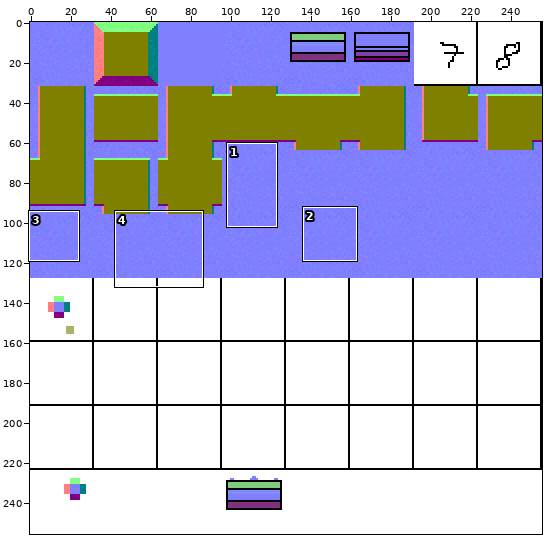
Sprite sheet: Game++ Tile/res/tiles normal.png. The picture above shows the old version from afar; the outline marks the close-up.
Close-up. First the earlier version:
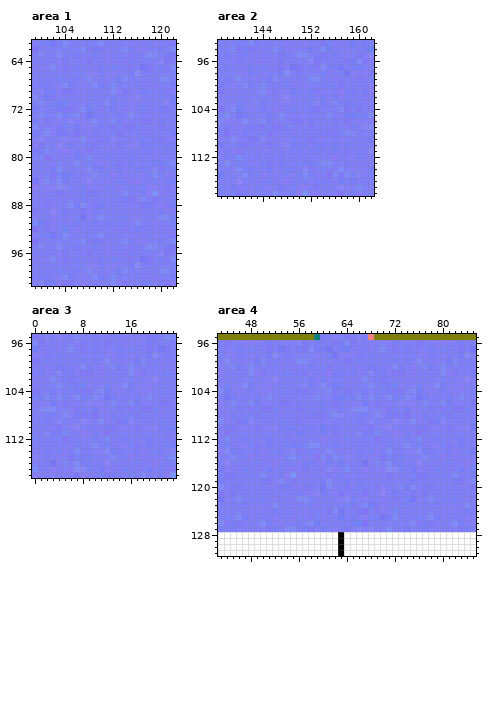
The file is 256x256 pixels. Colours within 5 levels of each other are drawn and written as one. Shown: area 1: x 99..122, y 61..101; area 2: x 137..162, y 93..118; area 3: x 0..23, y 95..118; area 4: x 43..85, y 95..131. The commit also changed other parts of the picture, which this record leaves out.
The same view after the edit:
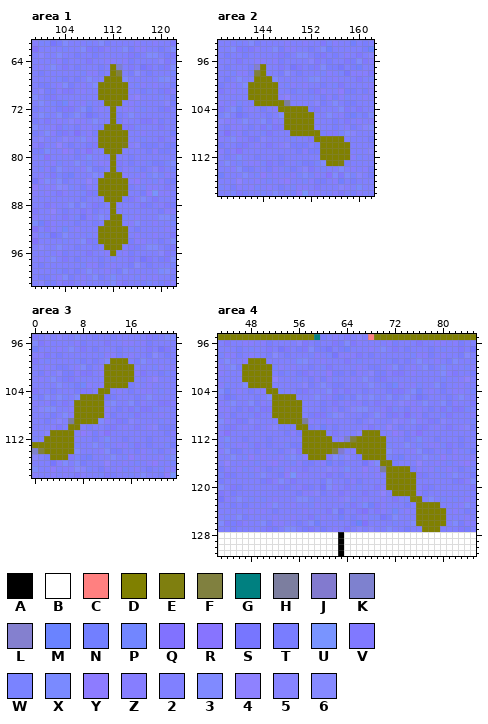
Palette (. is transparent): A #000000  B #ffffff  C #ff8080  D #808000  E #7f7f0f  F #80803f  G #008080  H #7c7e9f  J #827acf  K #7e81cf  L #8480cf  M #6a83ff  N #727fff  P #7286ff  Q #8172ff  R #8774ff  S #7776ff  T #797dff  U #7994ff  V #8079ff  W #7a83ff  X #7a8aff  Y #8d7cff  Z #867eff  2 #8080ff  3 #808aff  4 #8e82ff  5 #8784ff  6 #868aff
The edit:
Changed rows in their new state; - is an unchanged pixel.
Area 1:
first column x 110:
 65 --DK-
 66 --DF-
 67 -DDD-
 68 DDDDD
 69 DDDDD
 70 DDDDD
 71 -DDD-
 72 --D--
 73 --D--
 74 --D--
 75 -DDD-
 76 DDDDD
 77 DDDDD
 78 DDDDE
 79 -DDD-
 80 --D--
 81 --D--
 82 --D--
 83 -DDD-
 84 DDDDD
 85 DDDDD
 86 DDDDD
 87 -DDD-
 88 --D--
 89 --D--
 90 --DD-
 91 -DDD-
 92 DDDDD
 93 DDDDD
 94 DDDDD
 95 -DDD-
 96 --D--
Area 2:
first column x 142:
 97 -LD--------------
 98 -FD--------------
 99 -DDD-------------
100 DDDDD------------
101 DDDDD------------
102 DDDDD------------
103 -DDDDDH----------
104 -----DDDDD-------
105 ------DDDDD------
106 ------DDDDD------
107 ------DDDDD------
108 -------DDDDD-----
109 -----------DDDDD-
110 ------------DDDDD
111 ------------DDDDD
112 ------------DDDDD
113 -------------DDE-
Area 3:
first column x 0:
 99 -------------DDD-
100 ------------DDDDD
101 ------------DDDDD
102 ------------DDDDD
103 ------------DDDD-
104 -----------DD----
105 --------DDDD-----
106 -------DDDDD-----
107 -------DDDDD-----
108 -------DDDDD-----
109 ------HDDDD------
110 ------DD---------
111 ---DDDD----------
112 --DDDDD----------
113 DDDDDDD----------
114 KFDDDDD----------
115 ---DDD-----------
Area 4:
first column x 47:
 99 -DDD------------------------------
100 DDDDD-----------------------------
101 DDDDD-----------------------------
102 DDDDD-----------------------------
103 -DDDD-----------------------------
104 ----DD----------------------------
105 -----DDDD-------------------------
106 -----DDDDD------------------------
107 -----DDDDD------------------------
108 -----DDDDD------------------------
109 ------DDDDH-----------------------
110 ---------DD-----------------------
111 ----------DDDD------DDD-----------
112 ----------DDDDD--KFDDDDD----------
113 ----------DDDDDDDDDDDDDD----------
114 ----------DDDDDFJ--DDDDD----------
115 -----------DDD------DDDD----------
116 -----------------------DD---------
117 -----------------------HDDDD------
118 ------------------------DDDDD-----
119 ------------------------DDDDD-----
120 ------------------------DDDDD-----
121 -------------------------DDDD-----
122 ----------------------------DD----
123 -----------------------------DDDD-
124 -----------------------------DDDDD
125 -----------------------------DDDDD
126 -----------------------------DDDDD
127 ------------------------------DDD-
